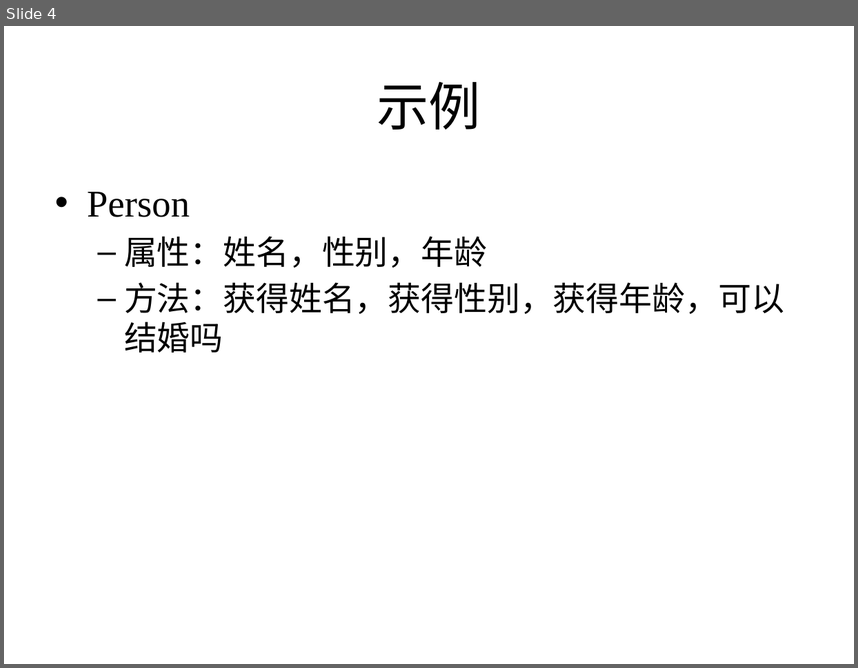
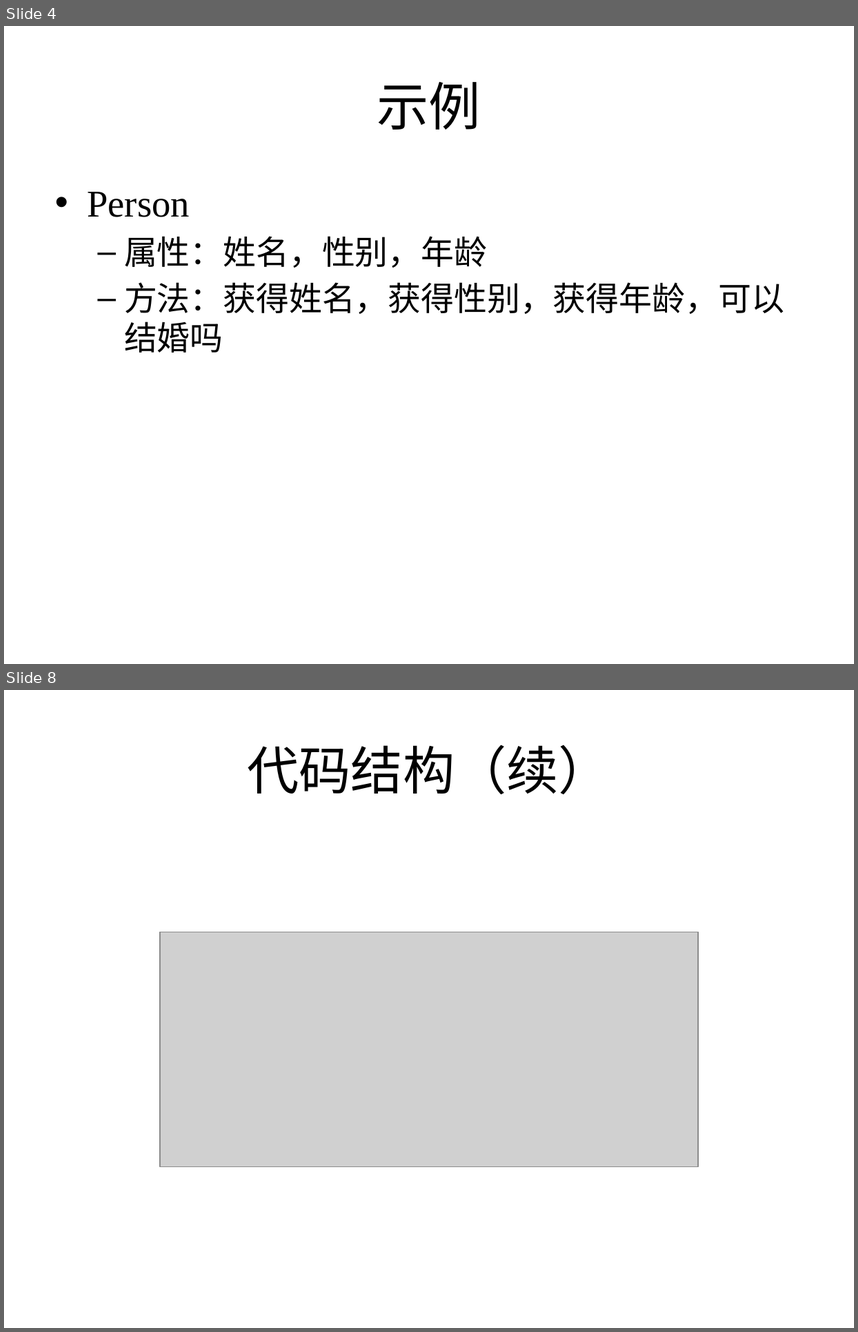
Before and after one commit to zhutao2015/JavaCourse, a slide deck: lesson3/class1.pptx. Shown one above the other, each under a label of ours: slide 4 before the commit, slides 4 and 8 after it; the slides between them are not shown. The pictures are 858x668 and 858x1332 pixels, drawn with LibreOffice and Linux fonts; fonts in the diff are those of the drawing; grey boxes stand for pictures. Boxes give left, top, right and bottom in pixels: in the first picture for what was removed or moved away, otherwise in the second. Text is boxed around its words. In the diff, an @@ line names an element or a change of style, - is before the commit and + after.

```diff
--- a/lesson3/class1.pptx
+++ b/lesson3/class1.pptx
@@ slide 8 added at box(4, 690, 854, 1328), background #FFFFFF @@
@@ title added at box(247, 745, 611, 794), 44 pt, text #000000 @@
+代码结构（续）
@@ picture added at box(159, 931, 697, 1166) @@
```
Also in this commit, not shown: 1 slide changed, 3 other slides added.
